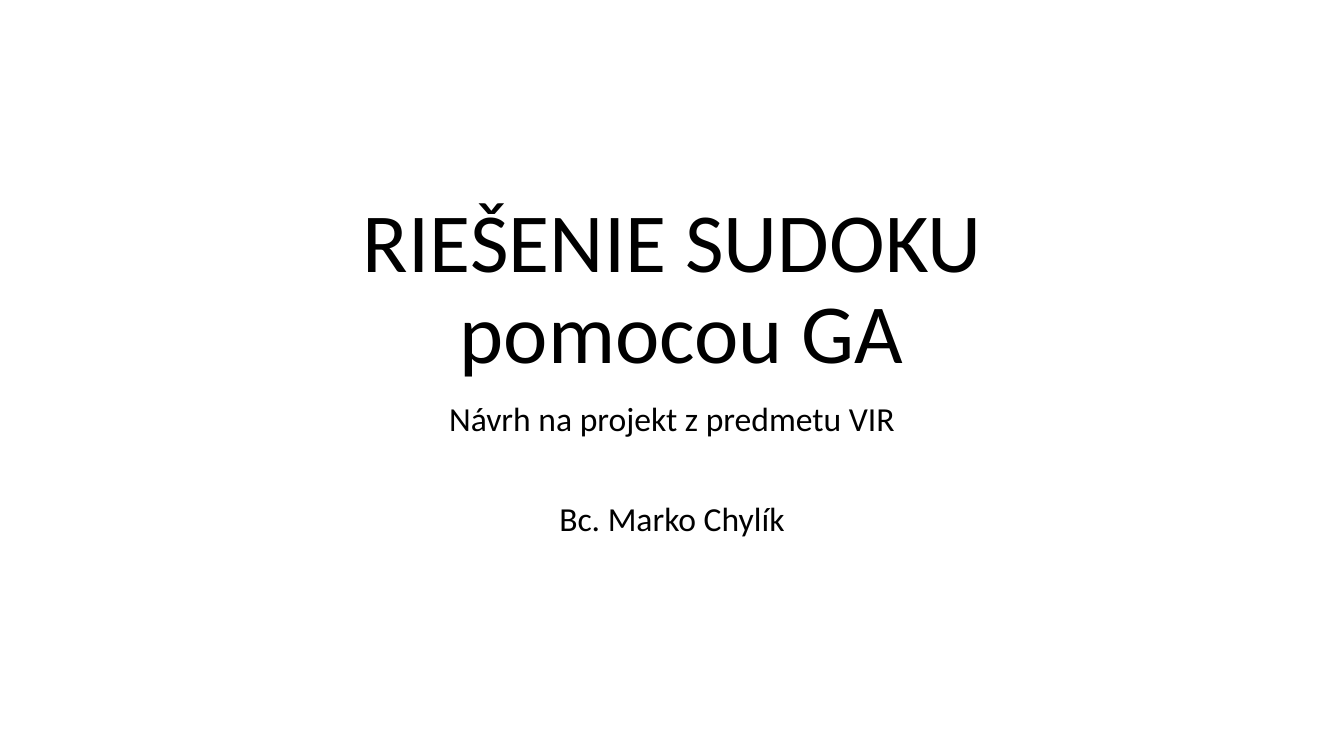
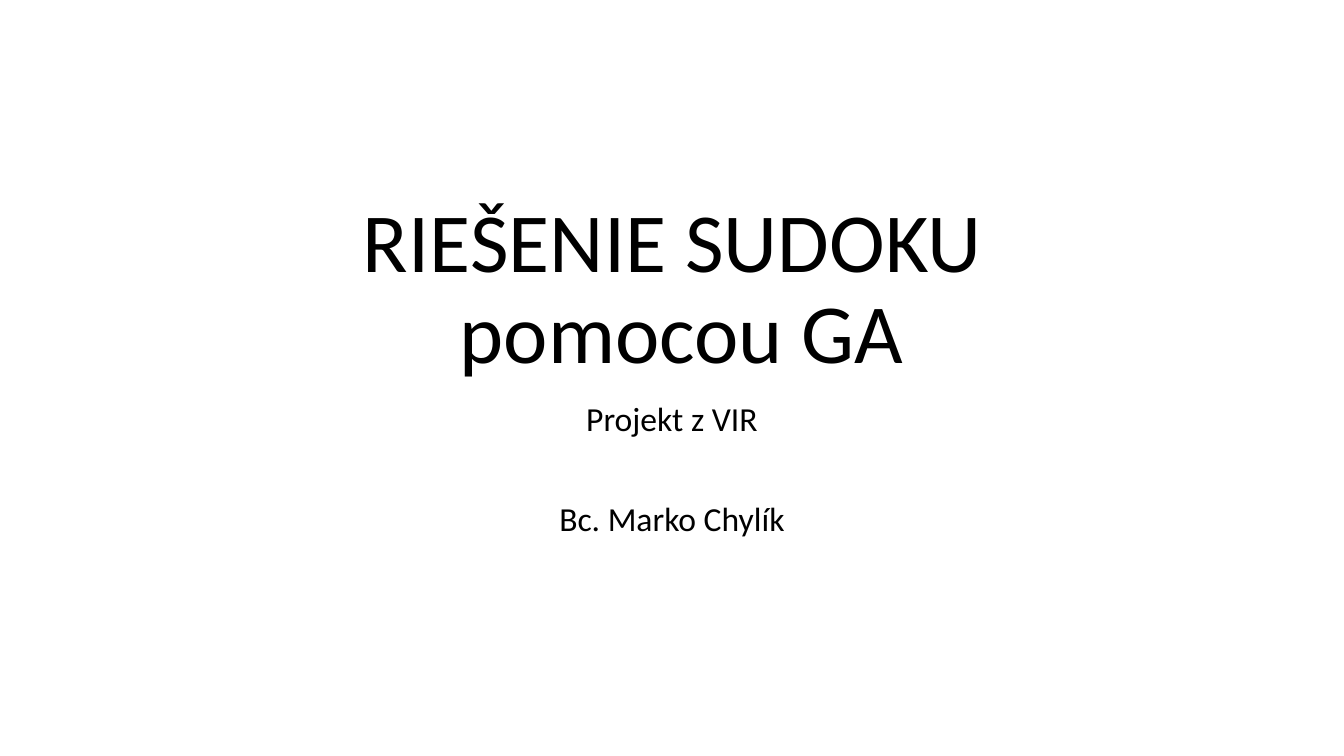
Before and after one commit to macricek/SudokuGA, a slide deck: slide 1 of sudoku.pptx. Drawn at 1344x756 pixels with LibreOffice and Linux fonts; fonts in the diff are those of the drawing. Boxes give left, top, right and bottom in pixels: in the first picture for what was removed or moved away, otherwise in the second. Text is boxed around its words. In the diff, an @@ line names an element or a change of style, - is before the commit and + after.

```diff
--- a/sudoku.pptx
+++ b/sudoku.pptx
@@ subtitle at (586, 407, 758, 437): text changed @@
-Návrh na projekt z predmetu VIR
+Projekt z VIR
```
Also in this commit, not shown: 8 slides added, 1 other file.
